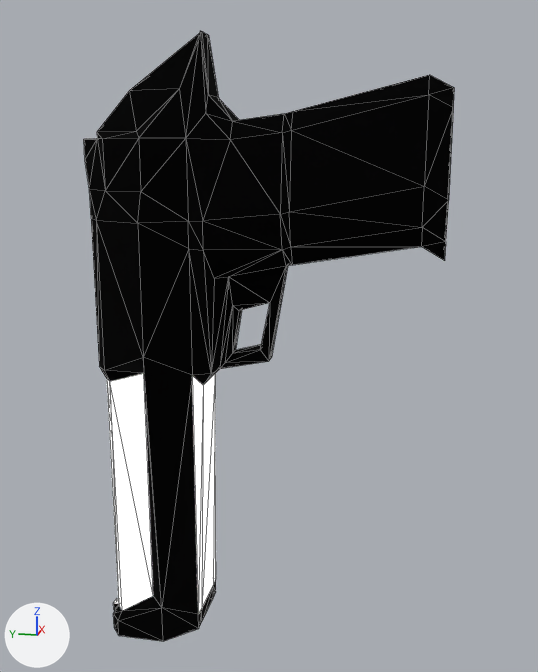
Two versions of the Blender file blender/weapons.blend, one commit apart.
Rendered twice from a 50 mm lens placed at (-0.3, -0.047, 0.016), pointed at (0.003, 0.014, -0.059). The lights are fixed; the arrows at lower left show +X, +Y and +Z. Mesh edges are drawn as thin lines.

Names of what the first picture shows: 'pistol'.
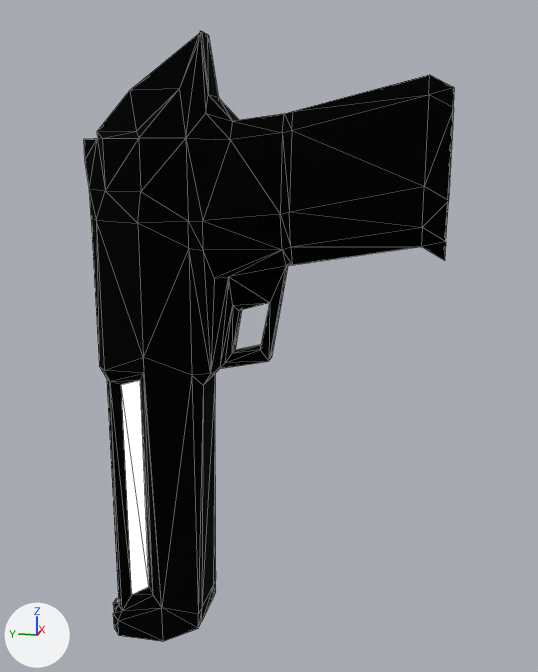
The change in detail:
me_cube_002 is used by ob_pistol; location (0.0, 0.0, 0.0); rotation (-0.00591, 102.1, 1.565), in degrees (-0.3, 90, 90).
me_cube_002 had 184 vertices, 189 faces and spanned x -0.062..0.202, y -0.025..0.025, z -0.057..0.089.
me_cube_002 now has 203 vertices, 209 faces and spans x -0.062..0.202, y -0.025..0.025, z -0.057..0.089.
Part 1, on me_cube_002:
3 faces are deleted.
11 vertices are added at x 0.079..0.194, y -0.008..0.008, z 0.068..0.089.
3 new faces join them, mat_emissive (white #e7e7e7).
12 new faces join them, mat_dark (black #000000).
me_cube_002 part 2: 8 faces spanning x 0.073..0.19, y -0.015..0.015, z 0.04..0.083 switch from mat_emissive (white #e7e7e7) to mat_dark (black #000000).
Object 'pistol' (ob_pistol) turns from (-0.3, 90, 90) to (0, 90, 90) degrees about x, y and z.

Pixel boxes (x1, y1, x2, y2) of what changed, in the pictures (538 x 672 px):
'pistol', reshaped, turned
    both: (84, 30, 454, 641)
part 1 of me_cube_002, built on
    both: (110, 373, 153, 611)
part 2 of me_cube_002, recoloured (white to black)
    both: (107, 374, 216, 614)
